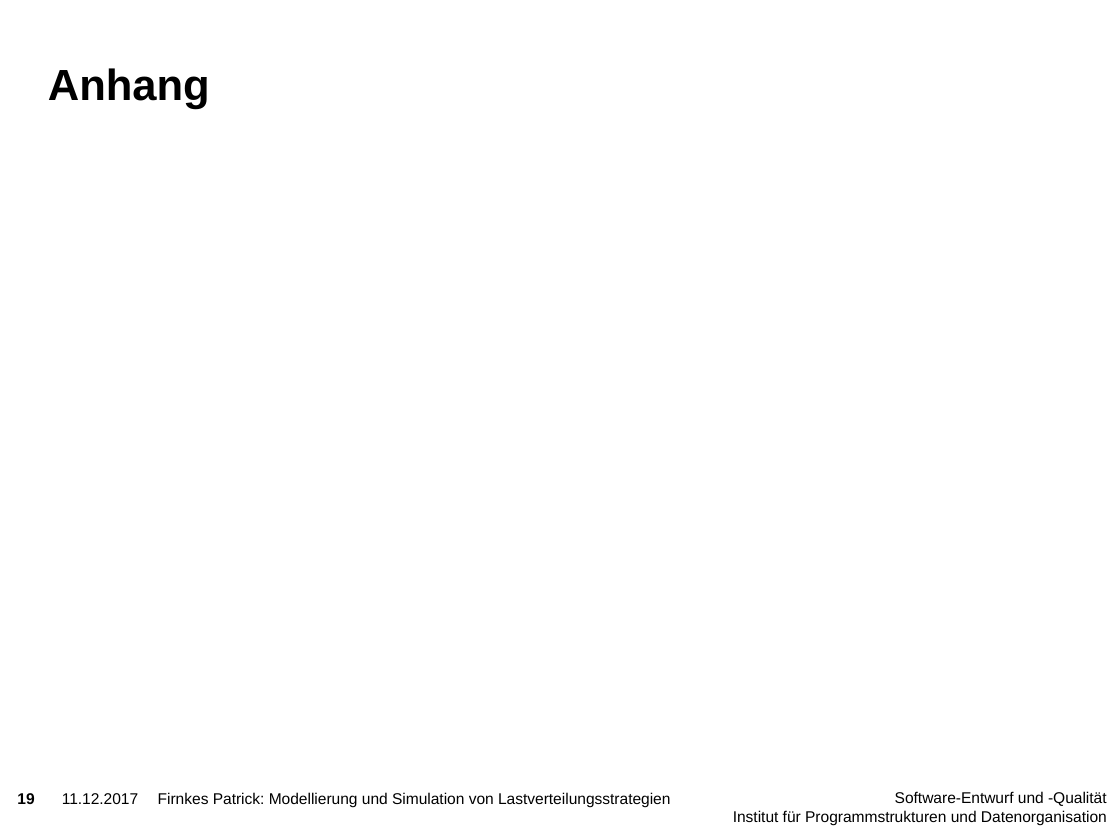
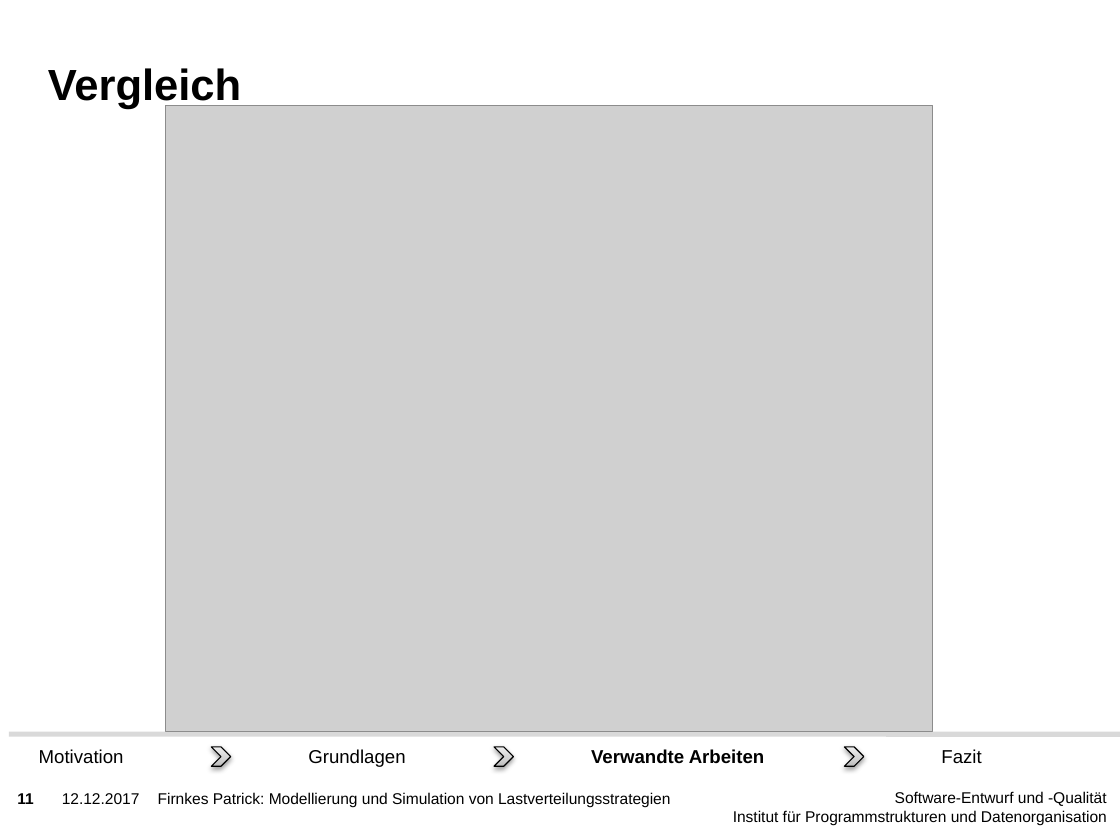
Before and after one commit to PatFirn/wlcg-loadbalancing, a slide deck: slide 11 of presentations/state-of-the-art.pptx (slide 19 before the commit). Drawn at 1120x840 pixels with LibreOffice and Linux fonts; fonts in the diff are those of the drawing; grey boxes stand for pictures; background and template pictures are left out. Boxes give left, top, right and bottom in pixels: in the first picture for what was removed or moved away, otherwise in the second. Text is boxed around its words. In the diff, an @@ line names an element or a change of style, - is before the commit and + after.

```diff
--- a/presentations/state-of-the-art.pptx
+++ b/presentations/state-of-the-art.pptx
@@ title at [48, 68, 241, 109]: text changed @@
-Anhang
+Vergleich
@@ picture added at [166, 105, 933, 731] @@
@@ group added at [9, 734, 1120, 767]: 4 texts, 3 chevrons, 1 line @@
+Grundlagen
+Verwandte Arbeiten
+Fazit
+Motivation
@@ page number at [17, 793, 33, 804]: text changed @@
-19
+11
@@ text at [62, 793, 140, 804]: text changed @@
-11.12.2017
+12.12.2017
```
Also in this commit, not shown: 17 other slides changed, 5 slides added, 2 other files.
